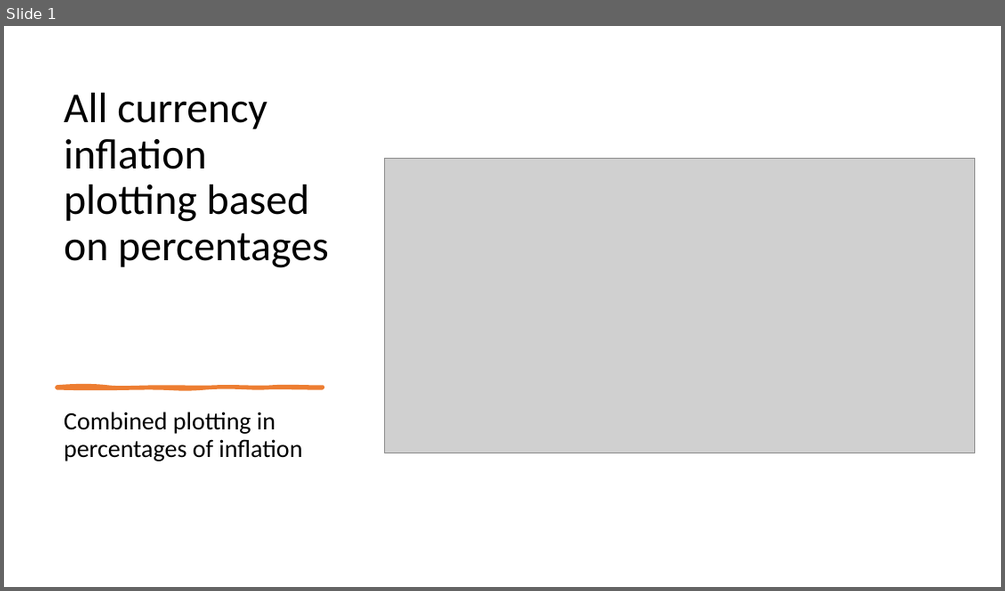
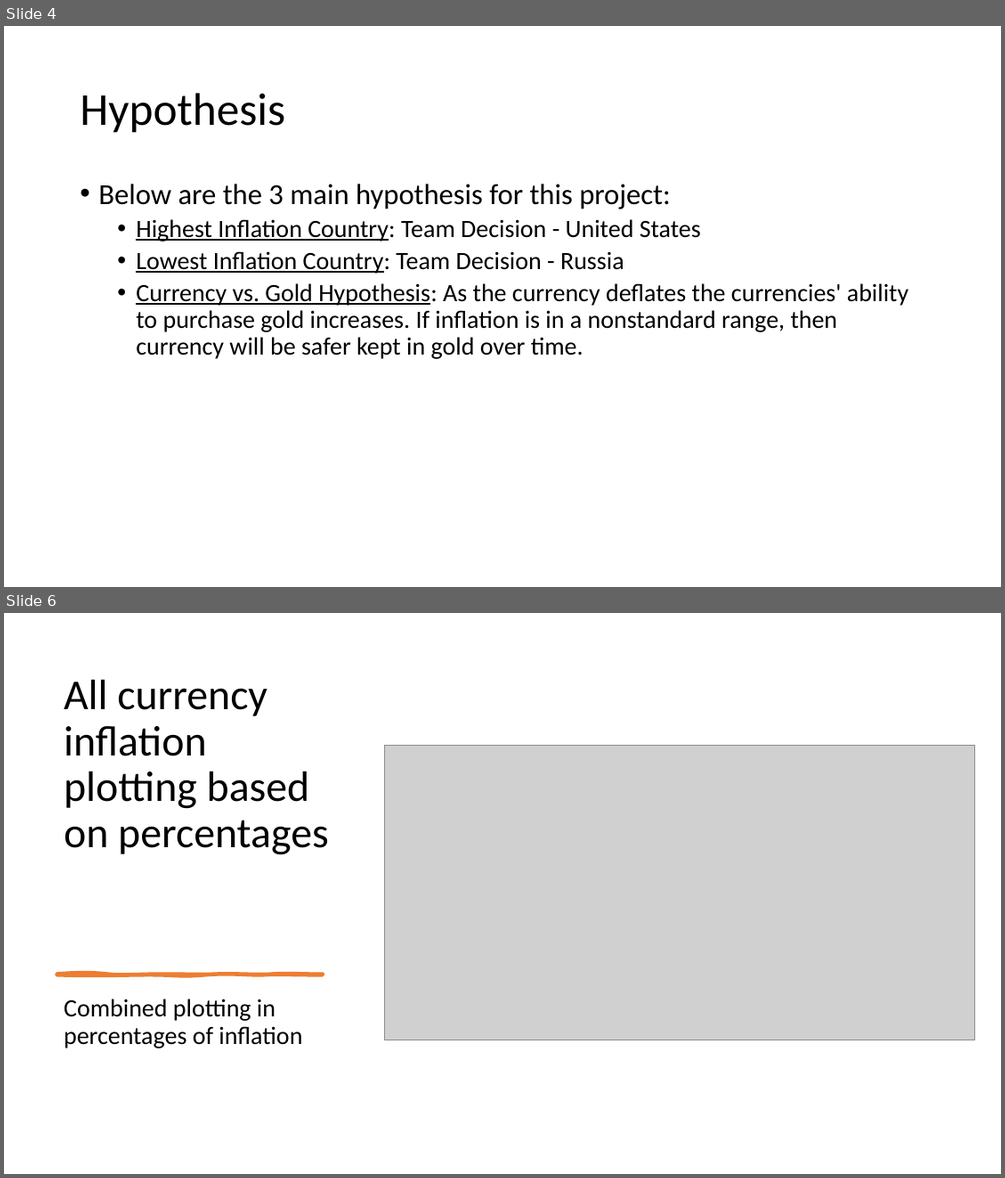
Before and after one commit to BrennanB572/Gold_Price_vs_Inflation, a slide deck: Slideshow with Flow Charts Group Project 1.pptx. Shown one above the other, each under a label of ours: slide 1 before the commit, slides 4 and 6 after it; the slides between them are not shown. The pictures are 1005x591 and 1005x1178 pixels, drawn with LibreOffice and Linux fonts; fonts in the diff are those of the drawing; grey boxes stand for pictures. Boxes give left, top, right and bottom in pixels: in the first picture for what was removed or moved away, otherwise in the second. Text is boxed around its words. In the diff, an @@ line names an element or a change of style, - is before the commit and + after.

Commit message:
completed project

```diff
--- a/Slideshow with Flow Charts Group Project 1.pptx
+++ b/Slideshow with Flow Charts Group Project 1.pptx
@@ slide 4 added at [4, 26, 1001, 587], background #FFFFFF @@
@@ title added at [80, 93, 285, 133], 44 pt, text #000000 @@
+Hypothesis
@@ text added at [98, 184, 908, 359], 24 pt, text #000000 @@
+• Below are the 3 main hypothesis for this project:
+  • Highest Inflation Country: Team Decision - United States
+  • Lowest Inflation Country: Team Decision - Russia
+  • Currency vs. Gold Hypothesis: As the currency deflates the currencies' ability to purchase gold increases. If inflation is in a nonstandard range, then currency will be safer kept in gold over time.
@@ what was slide 1 is now slide 6 @@
```
Also in this commit, not shown: 9 other slides added, 39 other files.
